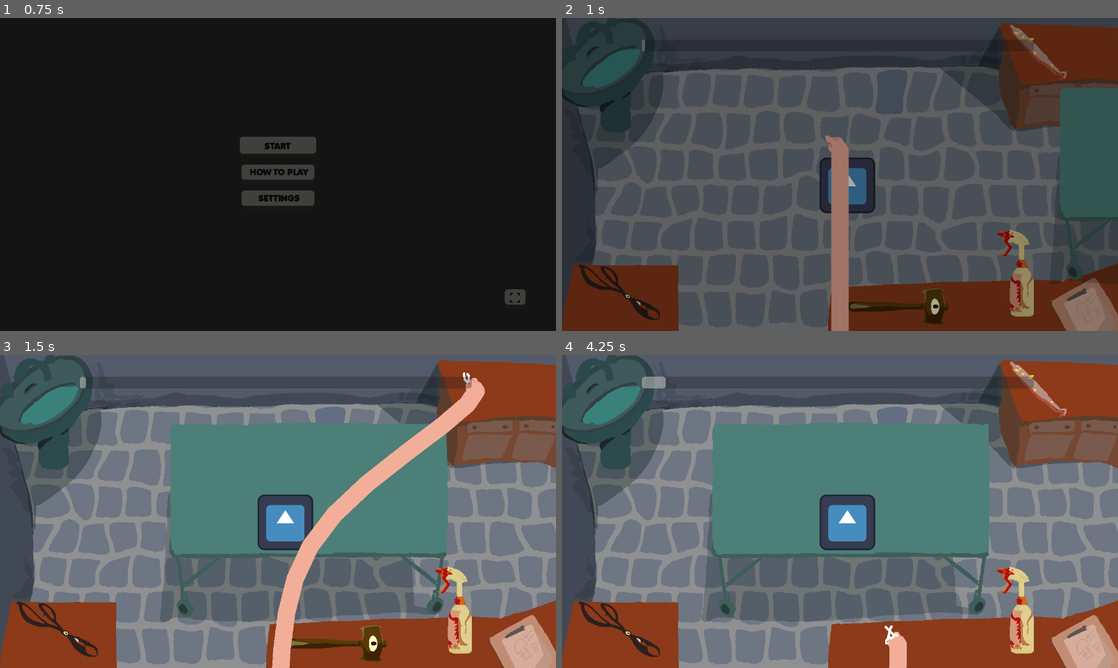
Above: before the commit, frames 1-4 (two rows, left to right).
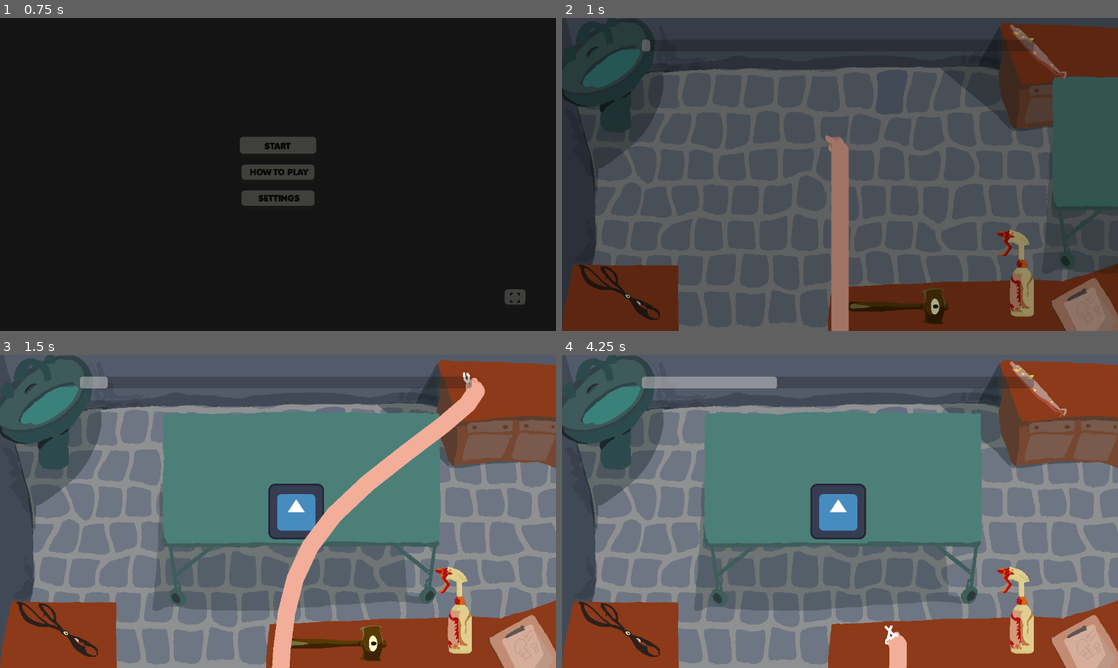
Above: after the commit, the same moments.

Repository: IsaacCerejo/wild-jam-87
Game: Godot game, scene res://scenes/game_controller/game_controller.tscn
Two runs of this game, one before a commit and one after it. Both use one fixed random seed, a clock stepped at 60 frames per second and the inputs below. The engine's default icon, where the game draws it, is replaced by a stand-in: a white triangle on a blue panel in a dark square. Sound files missing from this copy of the repository are replaced by a short silence.
Inputs (mouse positions are in pixels of both pictures, inside the frame that each line leads up to):
- Up to frame 1 (0.75 s): click "START" at 0.5 s
- Up to frame 2 (1 s): no input
- Up to frame 3 (1.5 s): move the mouse to (478, 389) at 1.27 s; click (478, 389) at 1.42 s
- Up to frame 4 (4.25 s): move the mouse to (1017, 611) at 2.02 s; click (1017, 611) at 2.17 s; move the mouse to (617, 630) at 2.77 s; click (617, 630) at 2.92 s; move the mouse to (895, 642) at 3.52 s; click (895, 642) at 3.67 s

Frame 1 is identical in both runs. In frame 2, 2.2% of the frame differs, in the area x 14-100%, y 6-85%; in frame 3, 8.8%; in frame 4, 10%, in the area x 18-77%, y 6-86%.

Commit message:
feat: patient manager script

Diff:
--- a/scenes/main_game/main_game.tscn
+++ b/scenes/main_game/main_game.tscn
@@ -1,6 +1,5 @@
-[gd_scene load_steps=23 format=3 uid="uid://fwifwdj0klmd"]
+[gd_scene load_steps=21 format=3 uid="uid://fwifwdj0klmd"]
 
-[ext_resource type="Script" uid="uid://crishcwx7m46w" path="res://scripts/main_game/operating_tray.gd" id="1_b4n6q"]
 [ext_resource type="Texture2D" uid="uid://bce0lpb8ourlr" path="res://assets/background/background.png" id="1_s87mg"]
 [ext_resource type="Script" uid="uid://c0qla4xs5qtuw" path="res://scripts/main_game/patient_manager.gd" id="3_4y18v"]
 [ext_resource type="Script" uid="uid://0ua5elcqwham" path="res://scripts/main_game/tool_selector.gd" id="4_irrf2"]
@@ -9,11 +8,11 @@
 [ext_resource type="PackedScene" uid="uid://cfynw7ir82qmn" path="res://scenes/main_game/tool.tscn" id="7_b4n6q"]
 [ext_resource type="Texture2D" uid="uid://dhupda6d3r6f1" path="res://assets/tools/tool_hammer.png" id="7_ebk6p"]
 [ext_resource type="Texture2D" uid="uid://d1wspkbkkygsv" path="res://assets/tools/tool_spray.png" id="7_l774p"]
-[ext_resource type="PackedScene" uid="uid://cfxgo5ye53do0" path="res://scenes/main_game/mushroom.tscn" id="8_irrf2"]
 [ext_resource type="Script" uid="uid://vta4rkxv4wv0" path="res://scripts/main_game/player.gd" id="8_r8wn4"]
 [ext_resource type="Texture2D" uid="uid://cep1fth1pjb7p" path="res://assets/background/cama.png" id="8_s87mg"]
 [ext_resource type="Texture2D" uid="uid://dewjajqggymbo" path="res://assets/hand/hand_empty.png" id="9_kwr1i"]
 [ext_resource type="Texture2D" uid="uid://kdeakq4xrq8s" path="res://assets/hand/hand_pinca.png" id="10_fxa2l"]
+[ext_resource type="PackedScene" uid="uid://mtilpmnd7m7y" path="res://scenes/main_game/patient.tscn" id="10_s87mg"]
 [ext_resource type="Texture2D" uid="uid://chxpexxxkxr2n" path="res://assets/hand/hand_spray.png" id="11_feobv"]
 [ext_resource type="Texture2D" uid="uid://d3svvioh7o10y" path="res://assets/hand/hand_tesoura.png" id="12_gxjft"]
 [ext_resource type="Script" uid="uid://ybxq7x6jqqc6" path="res://scripts/main_game/arm.gd" id="13_4y18v"]
@@ -33,23 +32,8 @@
 "values": [Vector2(971, 0)]
 }
 
-[sub_resource type="Animation" id="Animation_s87mg"]
-resource_name = "Slide Out"
-tracks/0/type = "value"
-tracks/0/imported = false
-tracks/0/enabled = true
-tracks/0/path = NodePath("Tray:position")
-tracks/0/interp = 2
-tracks/0/loop_wrap = true
-tracks/0/keys = {
-"times": PackedFloat32Array(0, 1),
-"transitions": PackedFloat32Array(0.5743483, 2.5491211),
-"update": 0,
-"values": [Vector2(-4, 0), Vector2(971, 0)]
-}
-
 [sub_resource type="Animation" id="Animation_8ebjq"]
-resource_name = "Slide in"
+resource_name = "slide_in"
 tracks/0/type = "value"
 tracks/0/imported = false
 tracks/0/enabled = true
@@ -66,8 +50,7 @@
 [sub_resource type="AnimationLibrary" id="AnimationLibrary_ag8io"]
 _data = {
 &"RESET": SubResource("Animation_5s8cp"),
-&"Slide Out": SubResource("Animation_s87mg"),
-&"Slide in": SubResource("Animation_8ebjq")
+&"slide_in": SubResource("Animation_8ebjq")
 }
 
 [sub_resource type="SpriteFrames" id="SpriteFrames_n1acc"]
@@ -151,20 +134,20 @@
 [node name="Sprite2D" parent="ToolSelector/Hammer" index="0"]
 texture = ExtResource("7_ebk6p")
 
-[node name="OperatingTray" type="Node2D" parent="."]
-unique_name_in_owner = true
+[node name="PatientManager" type="Node2D" parent="."]
 z_index = -1
-position = Vector2(657, 385)
-script = ExtResource("1_b4n6q")
+position = Vector2(640, 360)
+script = ExtResource("3_4y18v")
 
-[node name="Tray" type="Sprite2D" parent="OperatingTray"]
+[node name="Tray" type="Sprite2D" parent="PatientManager"]
 position = Vector2(971, 0)
 texture = ExtResource("8_s87mg")
 
-[node name="Mushroom" parent="OperatingTray" instance=ExtResource("8_irrf2")]
-allowed_tool_types = Array[int]([0])
+[node name="Patient" parent="PatientManager/Tray" instance=ExtResource("10_s87mg")]
+unique_name_in_owner = true
 
-[node name="AnimationPlayer" type="AnimationPlayer" parent="OperatingTray"]
+[node name="AnimationPlayer" type="AnimationPlayer" parent="PatientManager"]
+unique_name_in_owner = true
 libraries = {
 &"": SubResource("AnimationLibrary_ag8io")
 }
@@ -188,9 +171,6 @@
 round_precision = 16
 script = ExtResource("13_4y18v")
 
-[node name="PatientManager" type="Node" parent="."]
-script = ExtResource("3_4y18v")
-
 [editable path="ToolSelector/Pinca"]
 [editable path="ToolSelector/Spray"]
 [editable path="ToolSelector/Tesoura"]
--- a/scenes/main_game/main_game_ui.tscn
+++ b/scenes/main_game/main_game_ui.tscn
@@ -22,6 +22,7 @@
 max_value = 60.0
 show_percentage = false
 script = ExtResource("1_b1iqi")
+time_limit = 10.0
 
 [node name="Pause" parent="." instance=ExtResource("1_ifxwi")]
 layout_mode = 0
--- a/scenes/main_game/mushroom.tscn
+++ b/scenes/main_game/mushroom.tscn
@@ -8,7 +8,6 @@
 
 [node name="Mushroom" type="Area2D"]
 script = ExtResource("1_0echp")
-allowed_tool_types = null
 
 [node name="Sprite2D" type="Sprite2D" parent="."]
 texture = ExtResource("2_gcnpq")
--- a/scenes/main_game/patient.tscn
+++ b/scenes/main_game/patient.tscn
@@ -4,6 +4,7 @@
 
 [node name="Patient" type="Node2D"]
 script = ExtResource("1_s1xdg")
+mushroom_count = 1
 
 [node name="Sprite2D" type="Sprite2D" parent="."]
 
--- a/scripts/autoloads/global.gd
+++ b/scripts/autoloads/global.gd
@@ -1,20 +1,18 @@
 extends Node
-
-# Signals
-@warning_ignore("unused_signal")
-signal on_timer_value_changed
 
 # Constants
 const SCENE_UIDS = {
 	"START_MENU": "uid://dolritqgtceml",
 	"MAIN_GAME": "uid://fwifwdj0klmd",
 	"MAIN_GAME_UI": "uid://byg7j72h7pac6",
-	"LOSE_SCREEN": "uid://dfox7aapmjh2k"
+	"LOSE_SCREEN": "uid://dfox7aapmjh2k",
+	"MUSHROOM": "uid://cfxgo5ye53do0"
 }
 
 # Game Controller
 var game_controller: GameController
 var player: Player
+var time_bar: TimeBar
 var score: int = 0
 
 # Settings
@@ -40,3 +38,8 @@
 			DisplayServer.window_set_mode(DisplayServer.WINDOW_MODE_WINDOWED)
 		else:
 			DisplayServer.window_set_mode(DisplayServer.WINDOW_MODE_FULLSCREEN)
+
+func add_time_to_score() -> void:
+	if time_bar:
+		time_bar.stop_timer()
+		score += int(time_bar.get_time_left())
--- a/scripts/main_game/mushroom.gd
+++ b/scripts/main_game/mushroom.gd
@@ -1,5 +1,8 @@
 extends Area2D
 class_name Mushroom
+
+# Signal emitted when the mushroom is picked with the correct tool
+signal picked(_mushroom: Mushroom)
 
 @export var allowed_tool_types: Array[Tool.ToolType] = []
 
@@ -7,4 +10,5 @@
 	if event is InputEventMouseButton and event.pressed:
 		if Global.player.get_active_tool() != null:
 			if allowed_tool_types.has(Global.player.get_active_tool().type):
+				picked.emit(self)
 				queue_free()
--- a/scripts/main_game/operating_tray.gd
+++ /dev/null
@@ -1,17 +0,0 @@
-extends Node2D
-class_name OperatingTray
-
-@onready var animation_player: AnimationPlayer = $AnimationPlayer
-
-# Called when the node enters the scene tree for the first time.
-func _ready() -> void:
-	pass
-
-func spawn():
-	animation_player.play("Slide in")
-	# lógica de gerar um paciente and such
-
-func cured():
-	animation_player.play_backwards("Slide in")
-	# handle and cleanup
-	queue_free() # mayhaps
--- a/scripts/main_game/patient.gd
+++ b/scripts/main_game/patient.gd
@@ -1,20 +1,35 @@
 extends Node2D
+class_name Patient
 
-@export var mushroom_count := 0
-var mushroom_scene = preload("res://scenes/main_game/mushroom.tscn")
+# Signal for when the patient is cured
+signal cured()
+
+const MUSHROOM_SCENE: PackedScene = preload(Global.SCENE_UIDS.MUSHROOM)
+
+@export var mushroom_count: int = 0
+
+var _mushrooms: Array[Mushroom] = []
 
 # Called when the node enters the scene tree for the first time.
 func _ready() -> void:
 	# spawn body with random skin
-	# spawn mushrooms
-	for i in range(mushroom_count):
-		var new_mushroom := mushroom_scene.instantiate()
-		#new_mushroom.set_global_position() posição válida
+	generate_mushrooms()
 
 	pass # Replace with function body.
 
-func cured():
-	# wait for table animation to end
+func generate_mushrooms() -> void:
+	# spawn mushrooms
+	for i in range(mushroom_count):
+		var new_mushroom: Mushroom = MUSHROOM_SCENE.instantiate() as Mushroom
+		# TODO: set Mushrooms properties like allowed_tool_types and position properly
+		new_mushroom.allowed_tool_types = [Tool.ToolType.PINCA]
+		new_mushroom.picked.connect(_on_mushroom_picked)
+		_mushrooms.append(new_mushroom)
+		add_child(new_mushroom)
+		# new_mushroom.set_global_position() posição válida
 
-	queue_free()
-	pass
+
+func _on_mushroom_picked(mushroom: Mushroom) -> void:
+	_mushrooms.erase(mushroom)
+	if _mushrooms.size() == 0:
+		cured.emit()
--- a/scripts/main_game/patient_manager.gd
+++ b/scripts/main_game/patient_manager.gd
@@ -1,10 +1,29 @@
-extends Node
+extends Node2D
+class_name PatientManager
 
-@onready var operating_tray: OperatingTray = %OperatingTray
+@onready var animation_player: AnimationPlayer = %AnimationPlayer
+@onready var patient: Patient = %Patient
 
 func _ready() -> void:
-	start_round()
+	patient.cured.connect(_on_patient_cured)
+	_show_patient()
 
-func start_round():
-	# Start Timer...
-	operating_tray.spawn()
+func _show_patient() -> void:
+	patient.generate_mushrooms()
+
+	animation_player.play("slide_in")
+	# await animation_player.animation_finished
+
+	Global.time_bar.start_timer()
+
+func _on_patient_cured() -> void:
+	# Add remaining time to score
+	Global.add_time_to_score()
+
+	# Animate timer reset
+	Global.time_bar.reset_timer_animated()
+
+	animation_player.play_backwards("slide_in")
+	await animation_player.animation_finished
+
+	_show_patient()
--- a/scripts/main_game/time_bar.gd
+++ b/scripts/main_game/time_bar.gd
@@ -1,7 +1,10 @@
 extends ProgressBar
+class_name TimeBar
 
 @export var time_limit: float = 60.0:
 	set = set_time_limit
+
+@export var reset_duration: float = 0.5
 
 var _time_left: float = 0.0:
 	set = set_time_left,
@@ -10,9 +13,8 @@
 var _finished: bool = false
 
 func _ready() -> void:
-	_time_left = time_limit
-	max_value = time_limit
-	value = 0
+	Global.time_bar = self
+	start_timer()
 
 func _process(delta: float) -> void:
 	if _finished:
@@ -39,6 +41,23 @@
 	value = 0
 	_finished = false
 
+func stop_timer() -> void:
+	_finished = true
+
+func reset_timer_animated() -> void:
+	_finished = true
+	var tween: Tween = create_tween()
+	tween.tween_property(self, "value", 0, reset_duration)
+	await tween.finished
+	_time_left = 0
+	value = 0
+
+func start_timer() -> void:
+	_finished = false
+	_time_left = time_limit
+	max_value = time_limit
+	value = 0
+
 # Signal callbacks
 func _on_time_bar_finished() -> void:
 	if _finished:
--- a/scripts/main_game/tool_selector.gd
+++ b/scripts/main_game/tool_selector.gd
@@ -1,4 +1,5 @@
 extends Node2D
+class_name ToolSelector
 
 func _ready() -> void:
 	for child in get_children():
@@ -8,9 +9,9 @@
 			push_error("Child of ToolSelector is not a Tool: %s" % child)
 
 # Signal callbacks
-func _on_tool_picked_up(tool: Tool):
-	tool.hide()
-	Global.player.set_active_tool(tool )
+func _on_tool_picked_up(picked_tool: Tool):
+	picked_tool.hide()
+	Global.player.set_active_tool(picked_tool)
 	for child in get_children():
-		if child is Tool and child != tool:
+		if child is Tool and child != picked_tool:
 			child.show()
Not shown, removed: scripts/main_game/operating_tray.gd.uid
